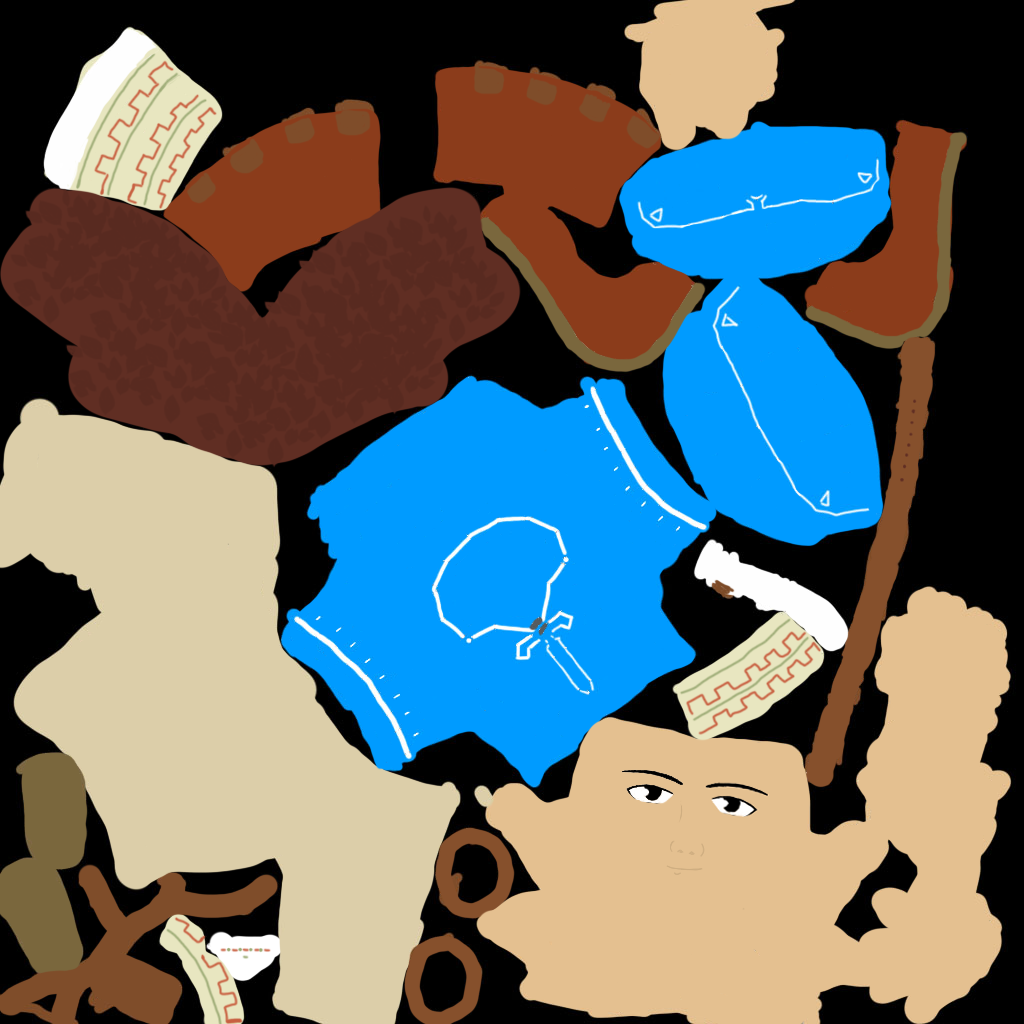
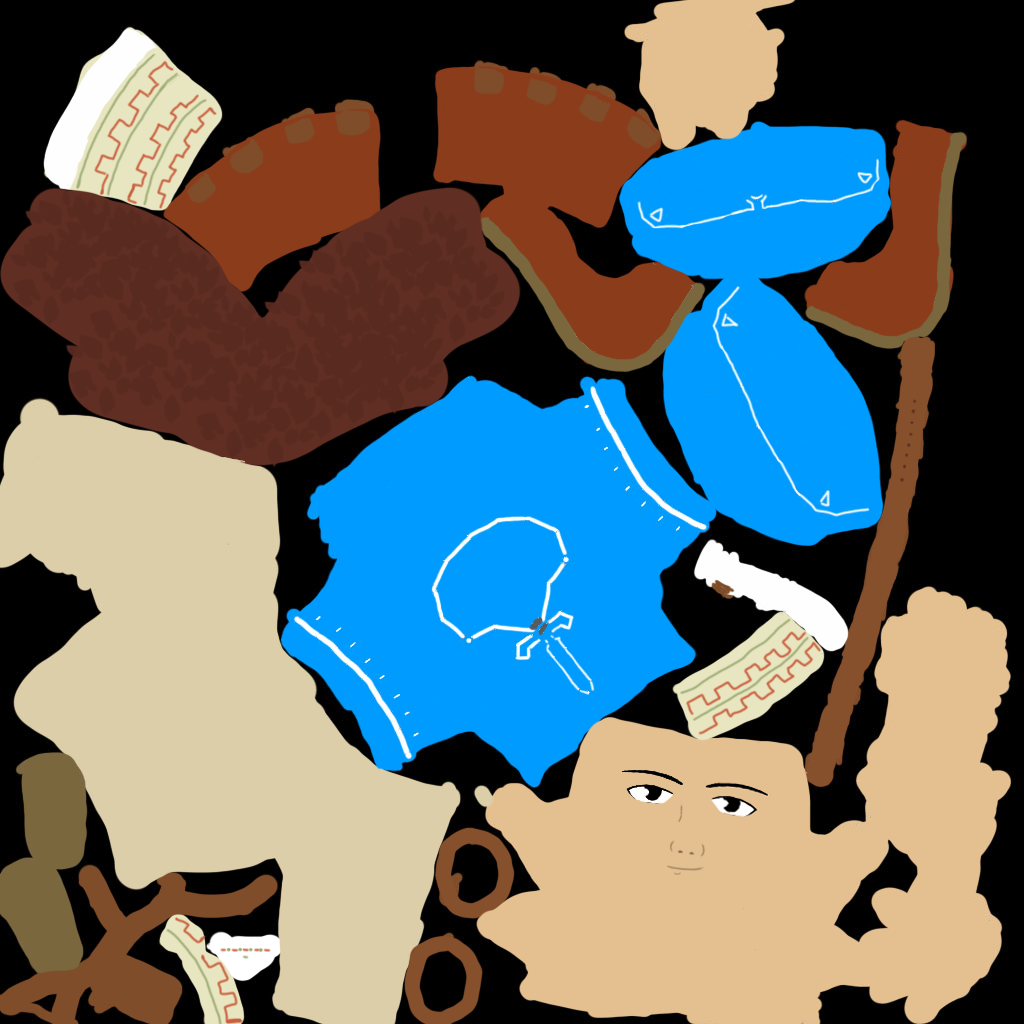
Revision of a layered (1024, 1024) image; what changed, layer by layer:
painted on "Layer 3" over (x1=221, y1=457, x2=705, y2=876)
